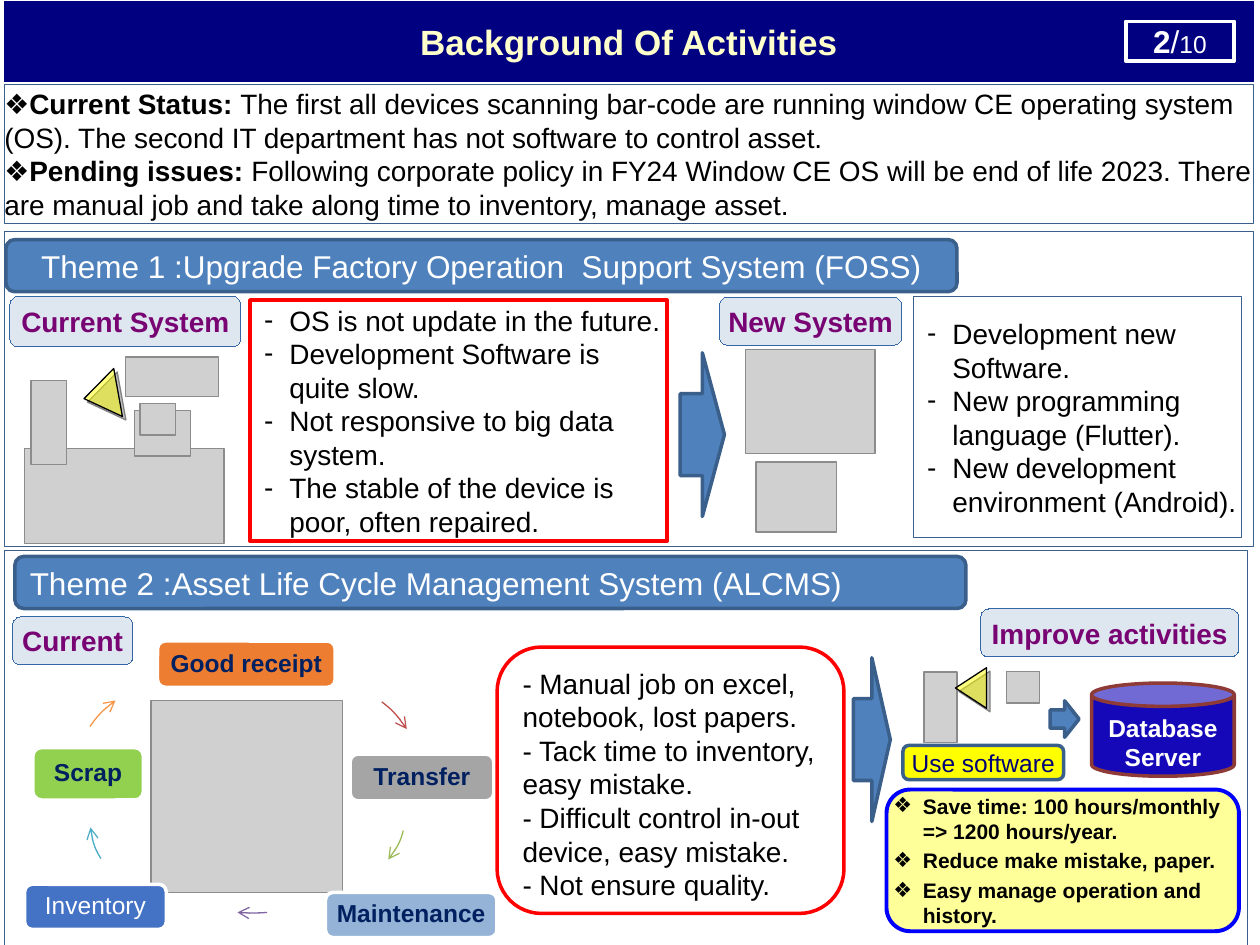
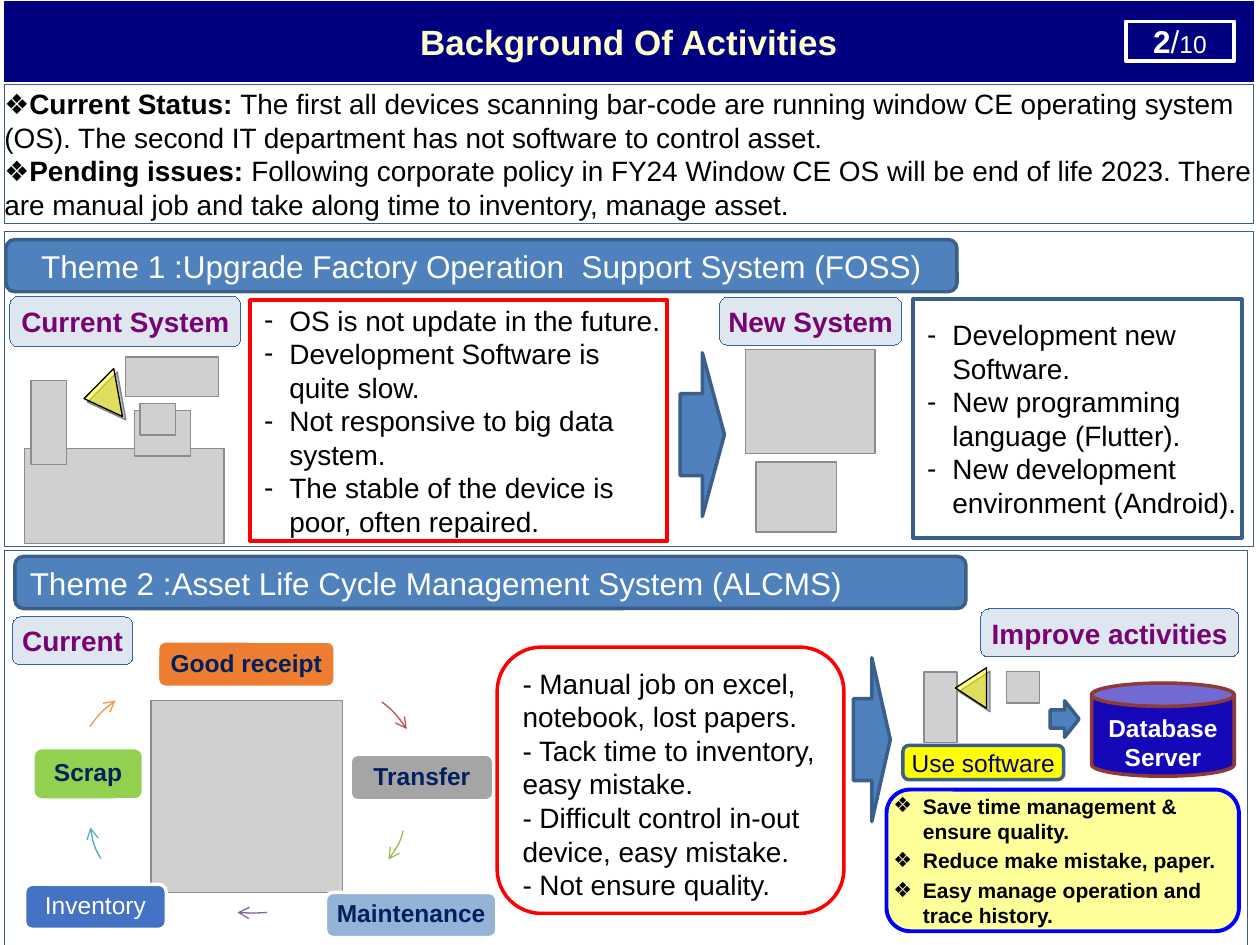
Before and after one commit to thietbicongnghevietnam/ReportPSNV, a slide deck: slide 3 of Report_test.pptx. Drawn at 1260x945 pixels with LibreOffice and Linux fonts; fonts in the diff are those of the drawing; grey boxes stand for pictures. Boxes give left, top, right and bottom in pixels: in the first picture for what was removed or moved away, otherwise in the second. Text is boxed around its words. In the diff, an @@ line names an element or a change of style, - is before the commit and + after.

```diff
--- a/Report_test.pptx
+++ b/Report_test.pptx
@@ rectangle "Development new Software.": place and size @@
-rectangle "Development new Software." at [914,296,1242,537]
+rectangle "Development new Software." at [914,300,1242,538]
@@ rectangle "Development new Software." at [914,300,1242,538]: outline #3A5F8C 0.25 pt to #3A5F8C 2.25 pt @@
@@ text in rounded rectangle at [923,798,1156,843]: text changed @@
-❖ Save time: 100 hours/monthly => 1200 hours/year.
+❖ Save time management & ensure quality.
@@ text in rounded rectangle at [923,882,1201,927]: text changed @@
-❖ Easy manage operation and history.
+❖ Easy manage operation and trace history.
```
Also in this commit, not shown: 6 other slides changed, 2 slides added, 1 slide removed.
